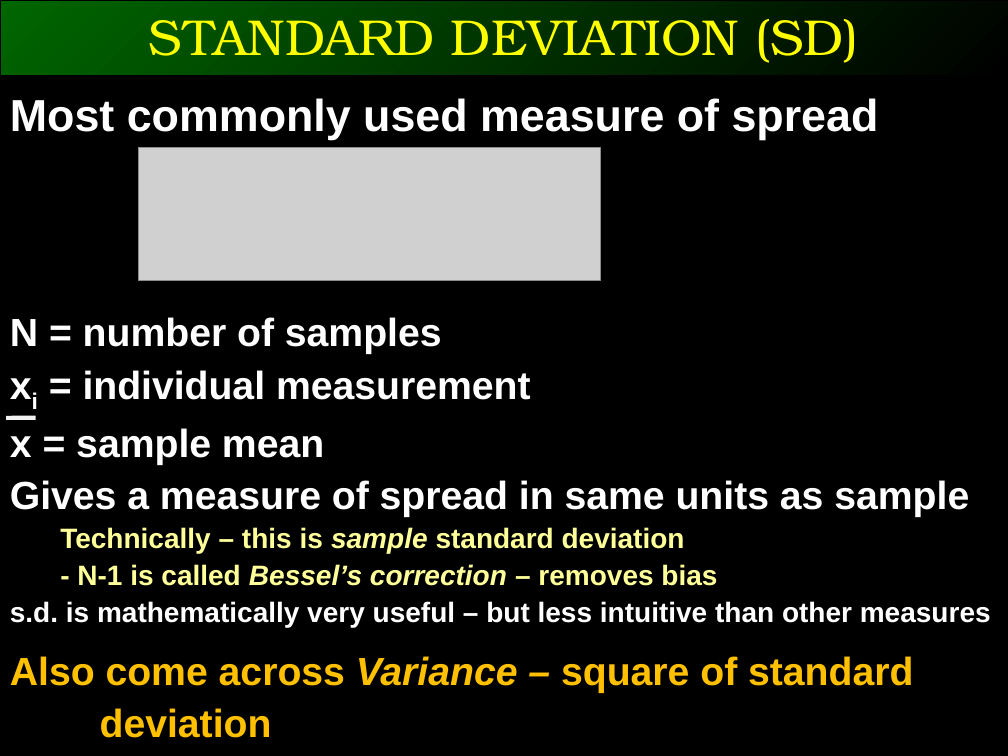
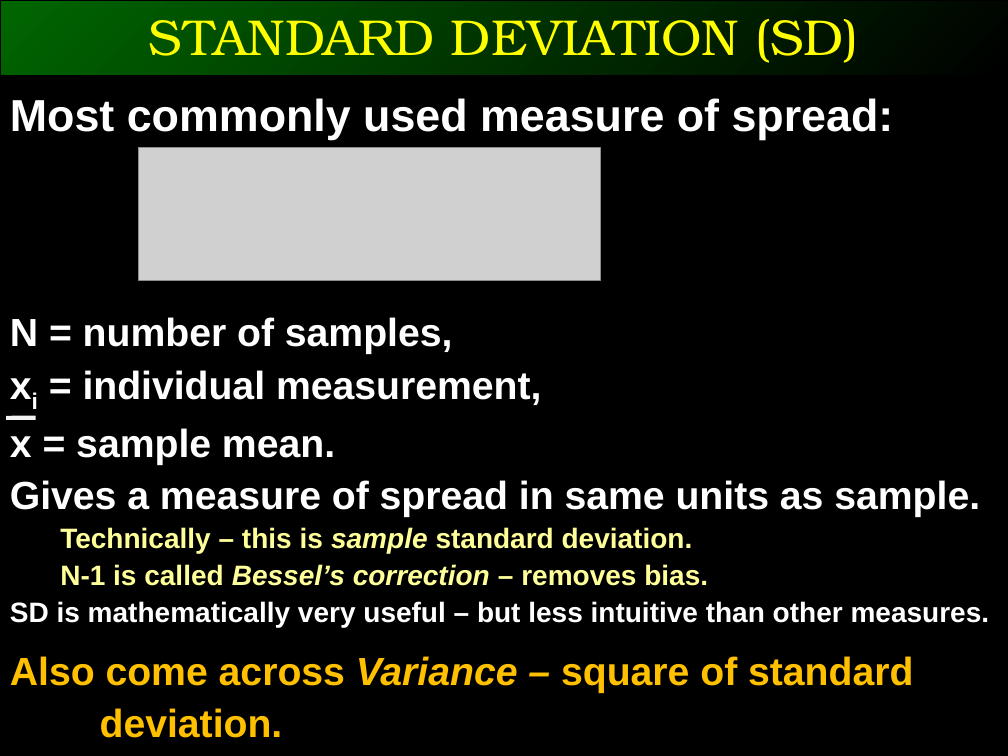
Before and after one commit to ggorman/Introduction-to-stats-for-geoscientists, a slide deck: slide 12 of slides/CSFG5.pptx. Drawn at 1008x756 pixels with LibreOffice and Linux fonts; fonts in the diff are those of the drawing; grey boxes stand for pictures. Boxes give left, top, right and bottom in pixels: in the first picture for what was removed or moved away, otherwise in the second. Text is boxed around its words. In the diff, an @@ line names an element or a change of style, - is before the commit and + after.

```diff
--- a/slides/CSFG5.pptx
+++ b/slides/CSFG5.pptx
@@ text at (10,98,990,738): text changed @@
-Most commonly used measure of spread
-N = number of samples
-xi = individual measurement
-x = sample mean
-Gives a measure of spread in same units as sample
-  Technically – this is sample standard deviation
-  - N-1 is called Bessel’s correction – removes bias
-s.d. is mathematically very useful – but less intuitive than other measures
-Also come across Variance – square of standard deviation
+Most commonly used measure of spread:
+N = number of samples,
+xi = individual measurement,
+x = sample mean.
+Gives a measure of spread in same units as sample.
+  Technically – this is sample standard deviation.
+  N-1 is called Bessel’s correction – removes bias.
+SD is mathematically very useful – but less intuitive than other measures.
+Also come across Variance – square of standard deviation.
```
Also in this commit, not shown: 13 other slides changed, 2 slides added, 1 slide removed.
